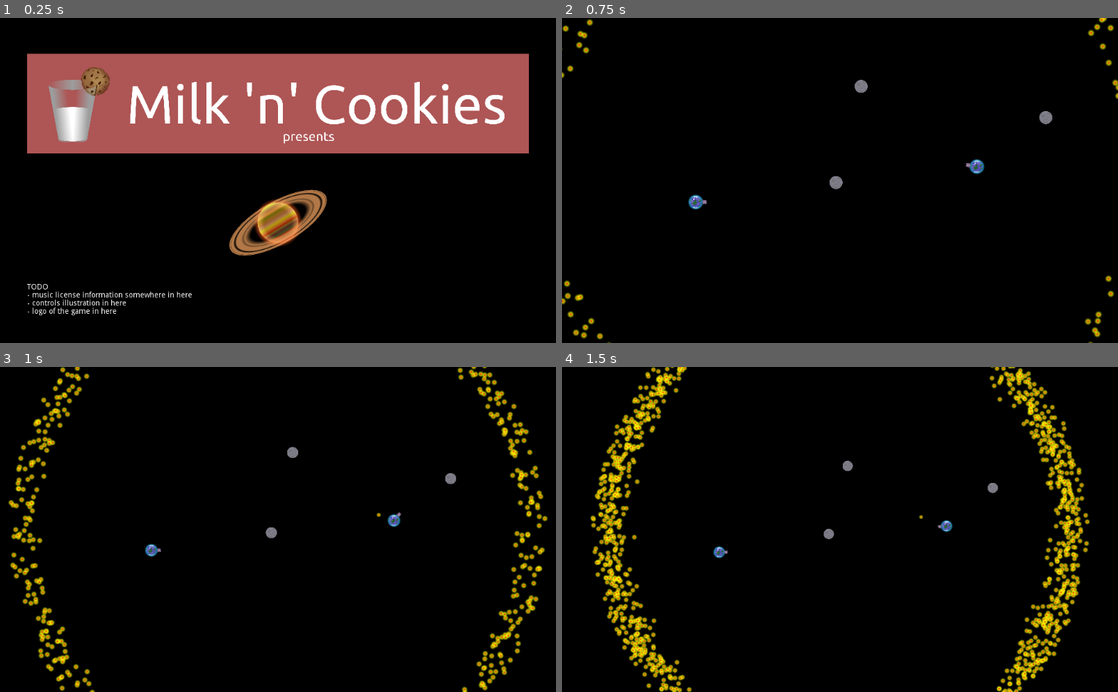
Above: before the commit, frames 1-4 (two rows, left to right).
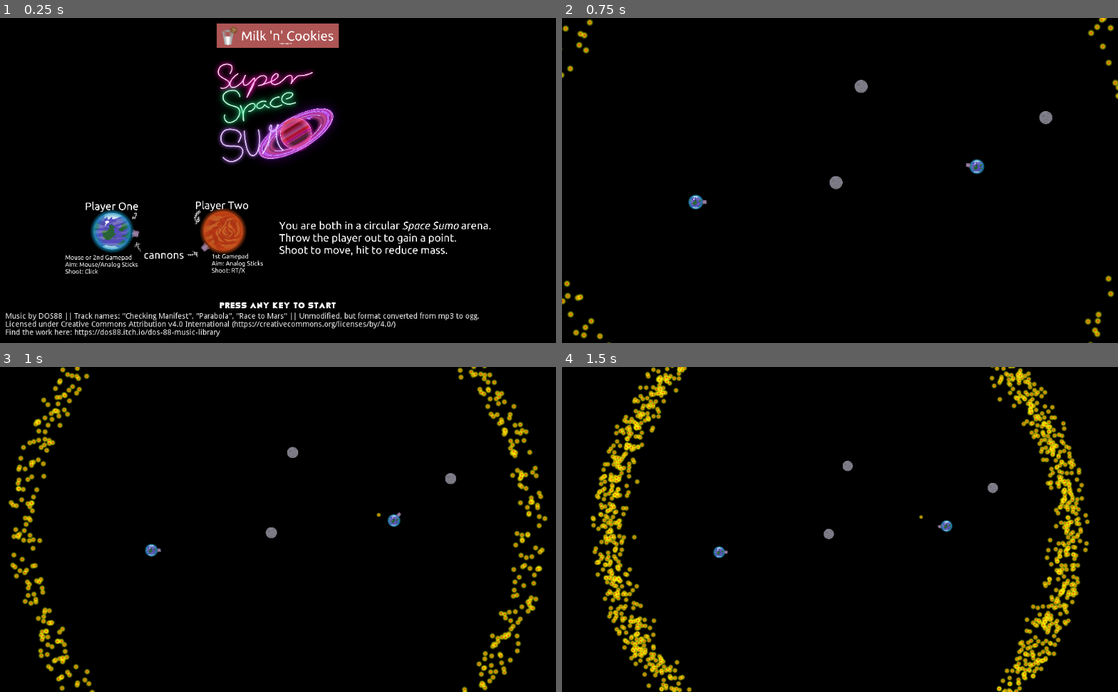
Above: after the commit, the same moments.

Repository: Pfeil/Moonshot
Game: Godot game, scene res://start_screen.tscn
Two runs of this game, one before a commit and one after it. Both use one fixed random seed, a clock stepped at 60 frames per second and the inputs below. This scene is started directly instead of the project's main scene.
Inputs (mouse positions are in pixels of both pictures, inside the frame that each line leads up to):
- Up to frame 1 (0.25 s): no input
- Up to frame 2 (0.75 s): tap Enter at 0.5 s; move the mouse to (962, 164) at 0.52 s; hold Mouse wheel up (Zoom_IN) from 0.53 s (still down)
- Up to frame 3 (1 s): keep holding Mouse wheel up (Zoom_IN); tap Space (ui_select) at 0.77 s
- Up to frame 4 (1.5 s): move the mouse to (728, 545) at 1.27 s; release Mouse wheel up (Zoom_IN) at 1.28 s; tap Mouse wheel down (Zoom_OUT) at 1.35 s

The runs differ from the first frame. In frame 1, 38% of the frame differs, in the area x 1-96%, y 1-99%; in frame 2, nothing differs; in frame 3, nothing differs; in frame 4, nothing differs.

Commit message:
Implement title screen.

Diff:
--- a/start_screen.tscn
+++ b/start_screen.tscn
@@ -1,16 +1,22 @@
-[gd_scene load_steps=4 format=2]
+[gd_scene load_steps=8 format=2]
 
-[ext_resource path="res://graphics/planet_saturnlike.png" type="Texture" id=1]
+[ext_resource path="res://graphics/logo_sss_neon.png" type="Texture" id=1]
 [ext_resource path="res://graphics/logo_team.png" type="Texture" id=2]
 [ext_resource path="res://start_screen.gd" type="Script" id=3]
+[ext_resource path="res://music/musicplayer.tscn" type="PackedScene" id=4]
+[ext_resource path="res://fonts/Viafont.ttf" type="DynamicFontData" id=5]
+[ext_resource path="res://graphics/instructions.png" type="Texture" id=6]
+
+[sub_resource type="DynamicFont" id=1]
+font_data = ExtResource( 5 )
 
 [node name="MarginContainer" type="MarginContainer"]
 anchor_right = 1.0
 anchor_bottom = 1.0
-margin_left = 50.0
-margin_top = 50.0
-margin_right = -50.0
-margin_bottom = -50.0
+margin_left = 10.0
+margin_top = 10.0
+margin_right = -10.0
+margin_bottom = -10.0
 size_flags_horizontal = 15
 size_flags_vertical = 15
 script = ExtResource( 3 )
@@ -18,28 +24,27 @@
 "_edit_use_anchors_": false
 }
 
-[node name="VBoxContainer" type="VBoxContainer" parent="."]
-margin_right = 924.0
-margin_bottom = 500.0
-grow_horizontal = 2
-grow_vertical = 2
-size_flags_horizontal = 7
-size_flags_vertical = 7
-alignment = 1
+[node name="AudioPlayer" parent="." instance=ExtResource( 4 )]
 
-[node name="TextureRect" type="TextureRect" parent="VBoxContainer"]
-margin_right = 924.0
-margin_bottom = 216.0
-size_flags_horizontal = 7
-size_flags_vertical = 7
+[node name="VBoxContainer2" type="VBoxContainer" parent="."]
+margin_right = 1004.0
+margin_bottom = 580.0
+size_flags_horizontal = 3
+
+[node name="presents" type="TextureRect" parent="VBoxContainer2"]
+margin_right = 1004.0
+margin_bottom = 45.0
+size_flags_horizontal = 3
+size_flags_vertical = 3
+size_flags_stretch_ratio = 0.2
 texture = ExtResource( 2 )
 expand = true
 stretch_mode = 6
 
-[node name="TextureRect2" type="TextureRect" parent="VBoxContainer"]
-margin_top = 220.0
-margin_right = 924.0
-margin_bottom = 436.0
+[node name="gamelogo" type="TextureRect" parent="VBoxContainer2"]
+margin_top = 49.0
+margin_right = 1004.0
+margin_bottom = 278.0
 size_flags_horizontal = 7
 size_flags_vertical = 7
 texture = ExtResource( 1 )
@@ -49,12 +54,35 @@
 "_edit_use_anchors_": false
 }
 
-[node name="RichTextLabel" type="RichTextLabel" parent="VBoxContainer"]
-margin_top = 440.0
-margin_right = 924.0
-margin_bottom = 500.0
-text = "TODO
-- music license information somewhere in here
-- controls illustration in here
-- logo of the game in here"
+[node name="instructions" type="TextureRect" parent="VBoxContainer2"]
+margin_top = 282.0
+margin_right = 1004.0
+margin_bottom = 510.0
+grow_horizontal = 2
+grow_vertical = 2
+size_flags_horizontal = 3
+size_flags_vertical = 3
+texture = ExtResource( 6 )
+expand = true
+stretch_mode = 6
+
+[node name="press key" type="Label" parent="VBoxContainer2"]
+margin_top = 514.0
+margin_right = 1004.0
+margin_bottom = 530.0
+size_flags_vertical = 8
+custom_fonts/font = SubResource( 1 )
+text = "PRESS ANY KEY TO START"
+align = 1
+
+[node name="RichTextLabel" type="RichTextLabel" parent="VBoxContainer2"]
+margin_top = 534.0
+margin_right = 1004.0
+margin_bottom = 579.0
+grow_horizontal = 2
+size_flags_horizontal = 3
+size_flags_vertical = 9
+text = "Music by DOS88 || Track names: \"Checking Manifest\", \"Parabola\", \"Race to Mars\" || Unmodified, but format converted from mp3 to ogg.
+Licensed under Creative Commons Attribution v4.0 International (https://creativecommons.org/licenses/by/4.0/)
+Find the work here: https://dos88.itch.io/dos-88-music-library"
 fit_content_height = true
Not shown, added: fonts/Readme.txt
Binary file added: fonts/Viafont.otf
Binary file added: fonts/Viafont.ttf
Binary file added: graphics/instructions.png
Not shown, added: graphics/instructions.png.import
Binary file added: graphics/logo_sss_neon.png
Not shown, added: graphics/logo_sss_neon.png.import
Not shown, changed: music/license_info.txt
Not shown, added: graphics/instructions.kra
Not shown, added: graphics/logo_sss_neon.kra
